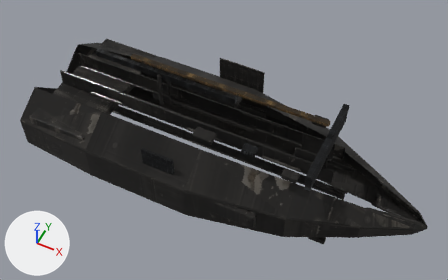
Renders of the Blender file assets/ships/parts/blender/hull_freighter_authored.blend from each side of a commit.
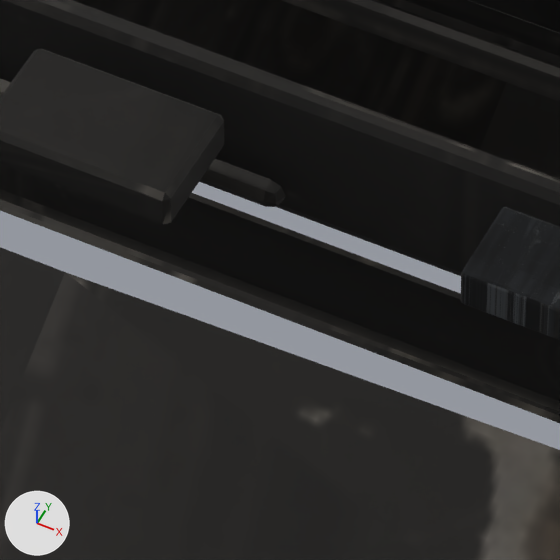
Each version is shown whole from a 50 mm camera at (5.16, -10.15, 13.14) aimed at (0.13, -0.1, 0.57), then close up on the part from 43% to 56% of the width and 43% to 64% of the height. Arrows for +X, +Y and +Z are at lower left; the lights stay in place. The first two pictures are the older version.

The older version as bpy lines, for what is in view:
```python
me_cube_002 = bpy.data.meshes.new('Cube.002')
me_cube_002.from_pydata(...)  # a box spanning x 1.15..1.5, y -1.225..-0.975, z 1.753..1.873
me_cube_002.materials.append(mat_material_mechanical)
me_lod0_hull_freighter = bpy.data.meshes.new('LOD0_HULL_FREIGHTER')
me_lod0_hull_freighter.from_pydata(...)  # 6174 vertices, 2384 faces; spans x -5.55..5.8, y -2.12..2.12, z -1.15..2.28
me_lod0_hull_freighter.materials.append(mat_material_hull)
ob_det_container_latch = bpy.data.objects.new('DET_container_latch', me_cube_002)
ob_det_container_latch.location = (0.0, 0.0, 0.0)
_m = ob_det_container_latch.modifiers.new('Bevel', 'BEVEL')
_m.width = 0.0096
_m.width_pct = 0.0096
_m.segments = 2
_m.limit_method = 'NONE'
_m = ob_det_container_latch.modifiers.new('WN', 'WEIGHTED_NORMAL')
_m.keep_sharp = True
ob_lod0_hull_freighter_main = bpy.data.objects.new('LOD0_HULL_FREIGHTER_MAIN', me_lod0_hull_freighter)
ob_lod0_hull_freighter_main.parent = ob_hull_freighter_root
ob_lod0_hull_freighter_main.location = (0.0, 0.0, 0.0)
_m = ob_lod0_hull_freighter_main.modifiers.new('BevelPro', 'BEVEL')
_m.width = 0.01
_m.width_pct = 0.01
_m.segments = 3
_m = ob_lod0_hull_freighter_main.modifiers.new('WN', 'WEIGHTED_NORMAL')
```
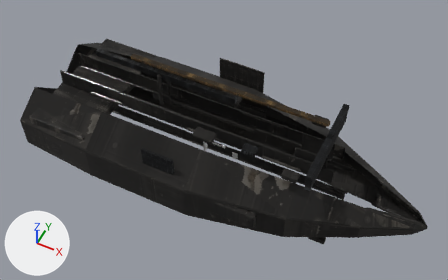
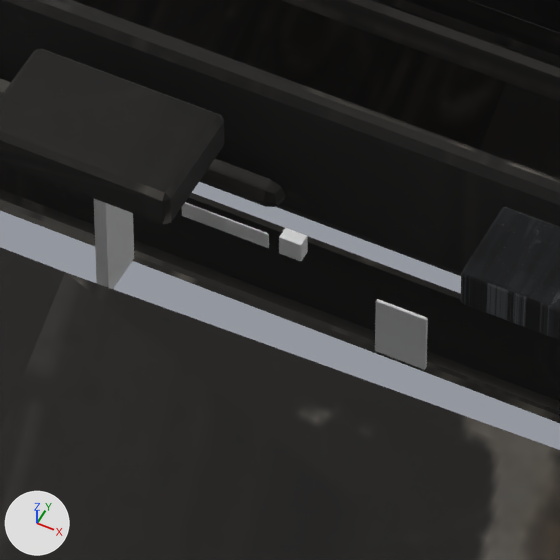
Pixel boxes (x1, y1, x2, y2) of what changed, in the close-ups (560 x 560 px):
```json
{"object": "DET_faction_stripe_port", "change": "added", "after": [94, 199, 134, 289]}
{"object": "DET_micro_scratch_plate", "change": "added", "after": [375, 299, 428, 370]}
{"object": "DET_panel_line_emphasis", "change": "added", "after": [182, 202, 269, 248]}
{"object": "DET_cavity_grime_vent", "change": "added", "after": [279, 228, 308, 261]}
```

Edits to the scene script, one JSON object a line:
```json
{"op": "add", "block": "me_cube_011", "code": ["me_cube_011 = bpy.data.meshes.new('Cube.011')", "me_cube_011.from_pydata(...)  # a box spanning x -0.5..0.5, y -0.5..0.5, z -0.5..0.5"]}
{"op": "add", "block": "ob_det_cavity_grime_vent", "code": ["ob_det_cavity_grime_vent = bpy.data.objects.new('DET_cavity_grime_vent', me_cube_011)", "ob_det_cavity_grime_vent.parent = ob_lod0_hull_freighter_main", "ob_det_cavity_grime_vent.location = (0.12, -0.08, 0.28)", "ob_det_cavity_grime_vent.scale = (0.07, 0.04, 0.07)", "_m = ob_det_cavity_grime_vent.modifiers.new('Bevel', 'BEVEL')", "_m.width = 0.012", "_m.width_pct = 0.012", "_m.segments = 2"]}
{"op": "add", "block": "ob_det_faction_stripe_port", "code": ["ob_det_faction_stripe_port = bpy.data.objects.new('DET_faction_stripe_port', me_cube_011.copy())", "ob_det_faction_stripe_port.parent = ob_lod0_hull_freighter_main", "ob_det_faction_stripe_port.location = (-0.5, 0.0, 0.1)", "ob_det_faction_stripe_port.scale = (0.04, 0.16, 0.7)", "_m = ob_det_faction_stripe_port.modifiers.new('Bevel', 'BEVEL')", "_m.width = 0.012", "_m.width_pct = 0.012", "_m.segments = 2"]}
{"op": "add", "block": "ob_det_panel_line_emphasis", "code": ["ob_det_panel_line_emphasis = bpy.data.objects.new('DET_panel_line_emphasis', me_cube_011.copy())", "ob_det_panel_line_emphasis.parent = ob_lod0_hull_freighter_main", "ob_det_panel_line_emphasis.location = (-0.2, 0.12, 0.0)", "ob_det_panel_line_emphasis.scale = (0.28, 0.004, 0.06)", "_m = ob_det_panel_line_emphasis.modifiers.new('Bevel', 'BEVEL')", "_m.width = 0.012", "_m.width_pct = 0.012", "_m.segments = 2"]}
{"op": "add", "block": "ob_det_micro_scratch_plate", "code": ["ob_det_micro_scratch_plate = bpy.data.objects.new('DET_micro_scratch_plate', me_cube_011.copy())", "ob_det_micro_scratch_plate.parent = ob_lod0_hull_freighter_main", "ob_det_micro_scratch_plate.location = (0.4, 0.05, -0.1)", "ob_det_micro_scratch_plate.scale = (0.16, 0.01, 0.22)", "_m = ob_det_micro_scratch_plate.modifiers.new('Bevel', 'BEVEL')", "_m.width = 0.012", "_m.width_pct = 0.012", "_m.segments = 2"]}
```
